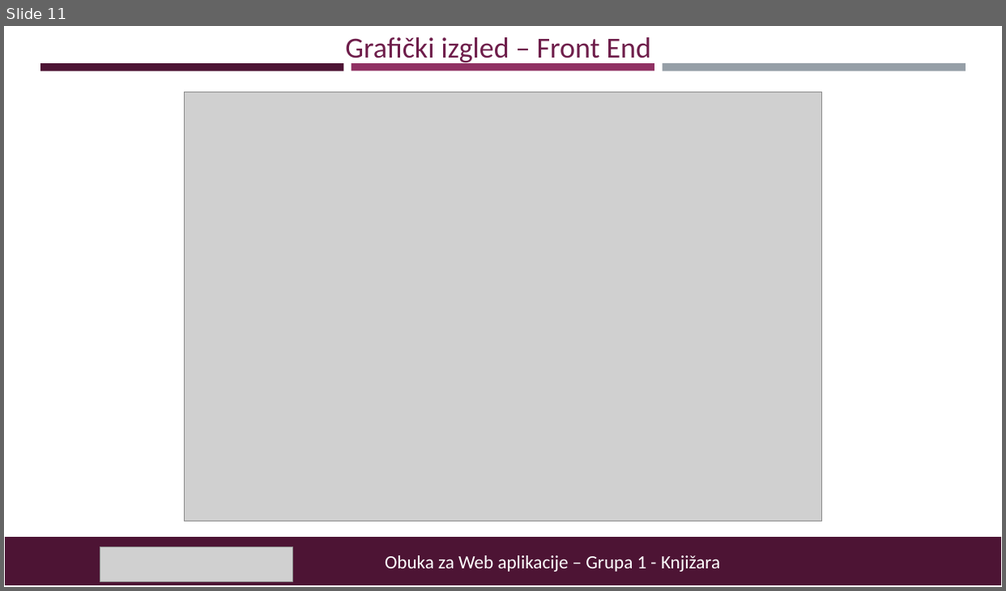
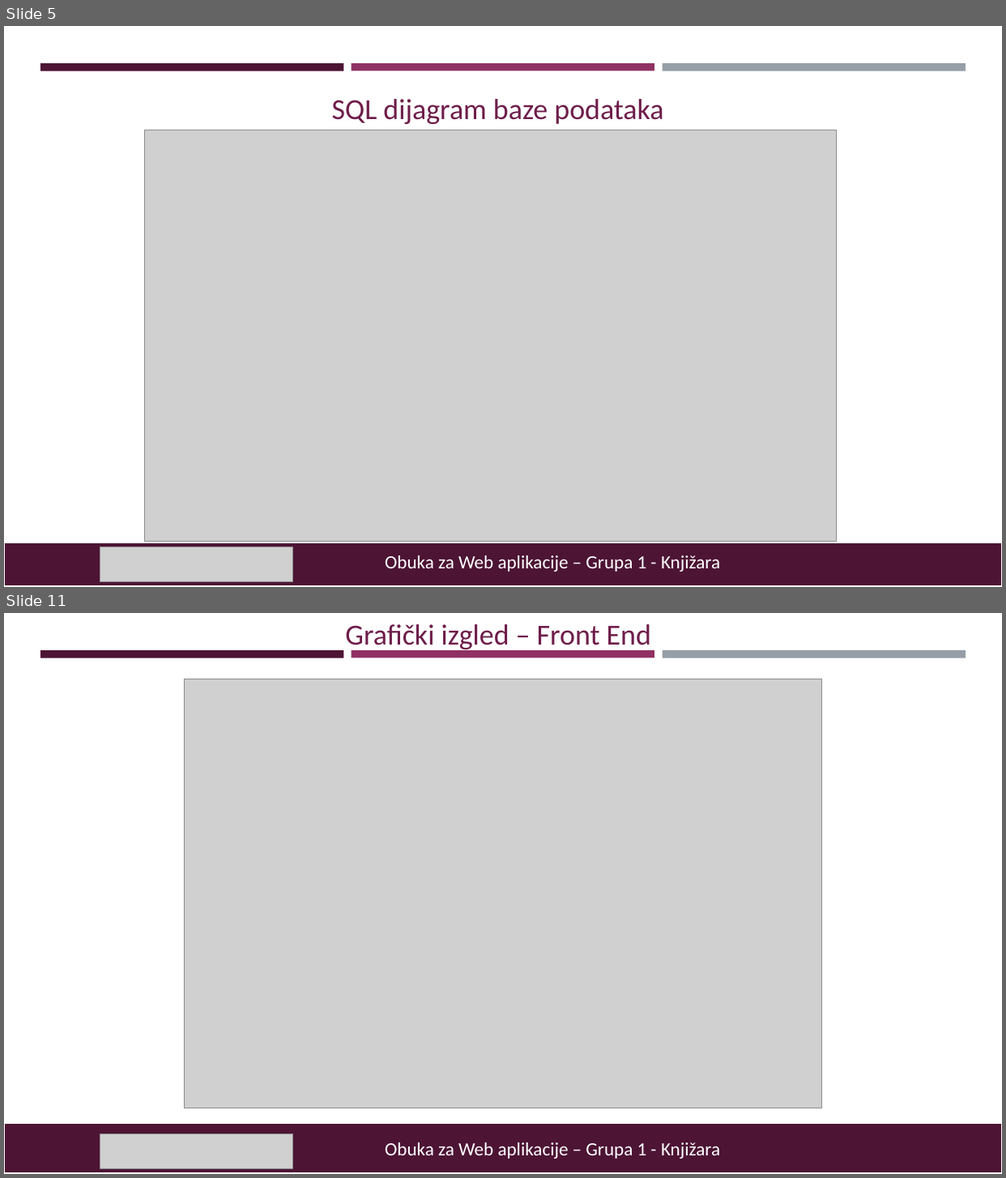
Before and after one commit to insajder/Knjizara, a slide deck: Knjižara – book store.pptx. Shown one above the other, each under a label of ours: slide 11 before the commit, slides 5 and 11 after it; the slides between them are not shown. The pictures are 1006x591 and 1006x1178 pixels, drawn with LibreOffice and Linux fonts; fonts in the diff are those of the drawing; grey boxes stand for pictures. Boxes give left, top, right and bottom in pixels: in the first picture for what was removed or moved away, otherwise in the second. Text is boxed around its words. In the diff, an @@ line names an element or a change of style, - is before the commit and + after.

```diff
--- a/Knjižara – book store.pptx
+++ b/Knjižara – book store.pptx
@@ slide 5 added at (x1=4, y1=26, x2=1002, y2=587), background #FFFFFF; not listed: 3 template elements that a slide beside it also shows @@
@@ text added at (x1=332, y1=99, x2=663, y2=124), 28 pt, text #6E1D4A @@
+SQL dijagram baze podataka
@@ picture added at (x1=144, y1=130, x2=836, y2=542) @@
@@ table added at (x1=4, y1=544, x2=1002, y2=587), 1 rows, 1 columns @@
+
@@ picture added at (x1=100, y1=547, x2=292, y2=582) @@
@@ text added at (x1=385, y1=556, x2=720, y2=572), 18 pt, text #FFFFFF @@
+Obuka za Web aplikacije – Grupa 1 - Knjižara
```
Also in this commit, not shown: 8 slides changed, 1 slide removed, 1 other file.
